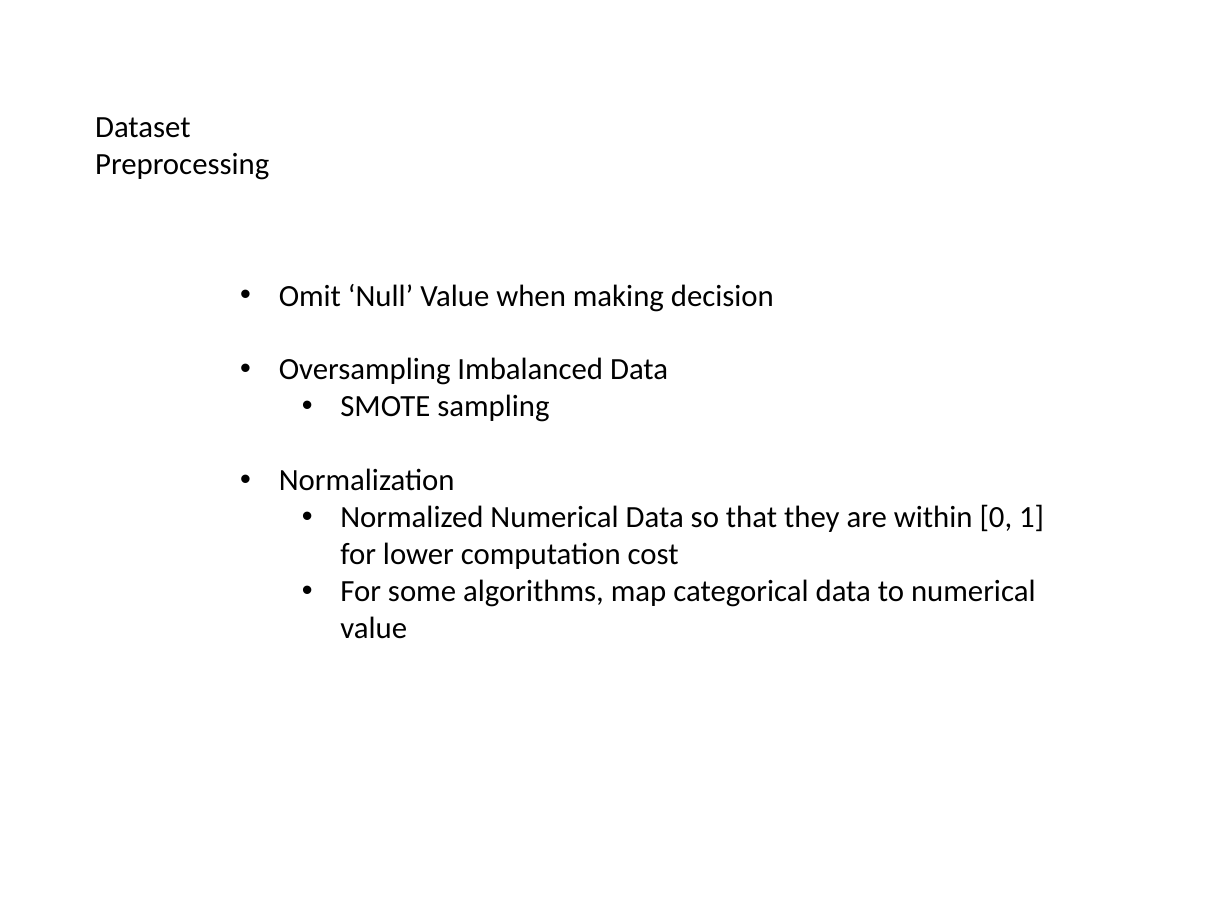
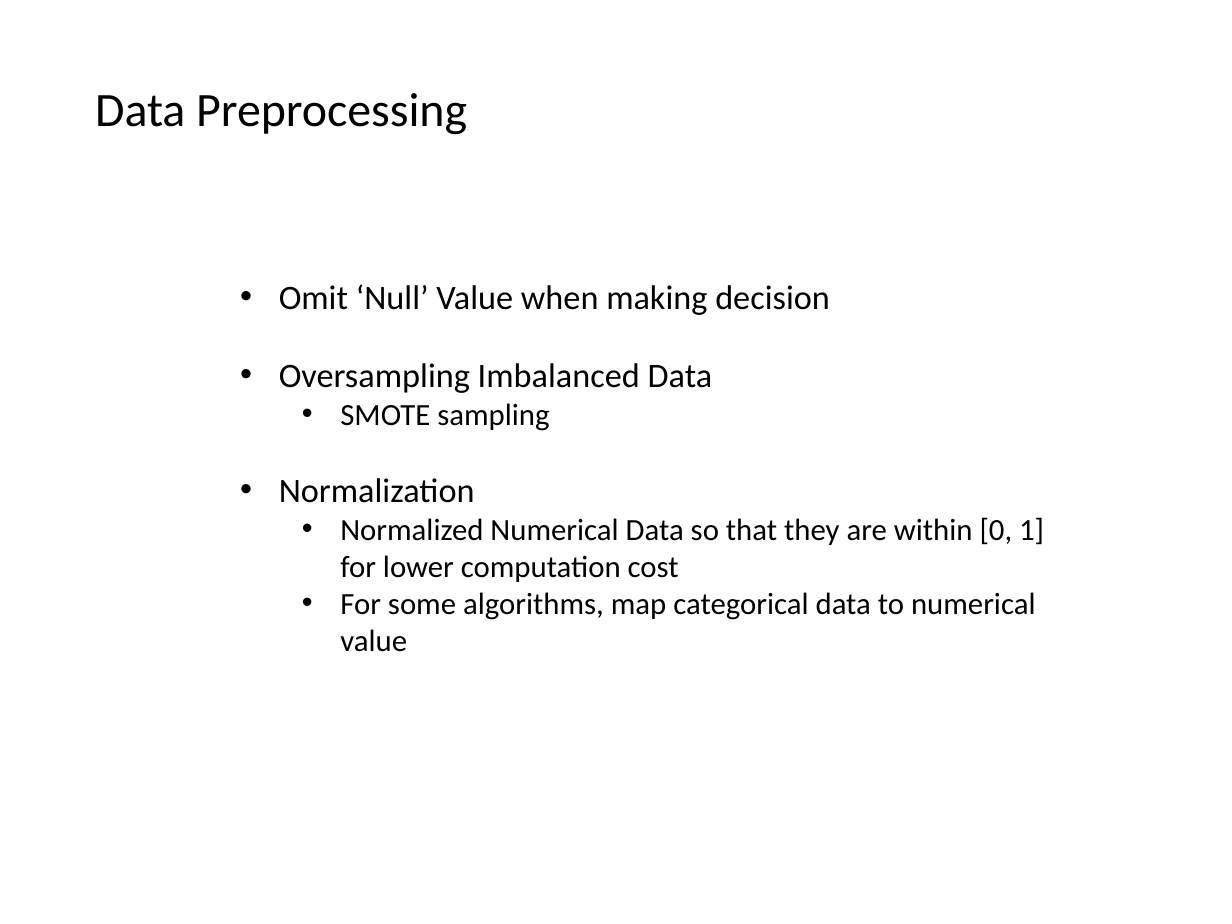
Before and after one commit to frostace/BinaryClassification, a slide deck: slide 3 of DataSciencePres.pptx. Drawn at 1232x924 pixels with LibreOffice and Linux fonts; fonts in the diff are those of the drawing. Boxes give left, top, right and bottom in pixels: in the first picture for what was removed or moved away, otherwise in the second. Text is boxed around its words. In the diff, an @@ line names an element or a change of style, - is before the commit and + after.

```diff
--- a/DataSciencePres.pptx
+++ b/DataSciencePres.pptx
@@ text at [95,93,467,135]: text changed; size 18 to 28 pt @@
-Dataset Preprocessing
+Data Preprocessing
@@ text at [279,284,830,503]: size 18 to 20 pt in "Omit ‘Null’ Value when making decision", "Oversampling Imbalanced Data", "Normalization" @@
```
Also in this commit, not shown: 11 other slides changed, 4 slides added, 5 slides removed, 8 other files.
